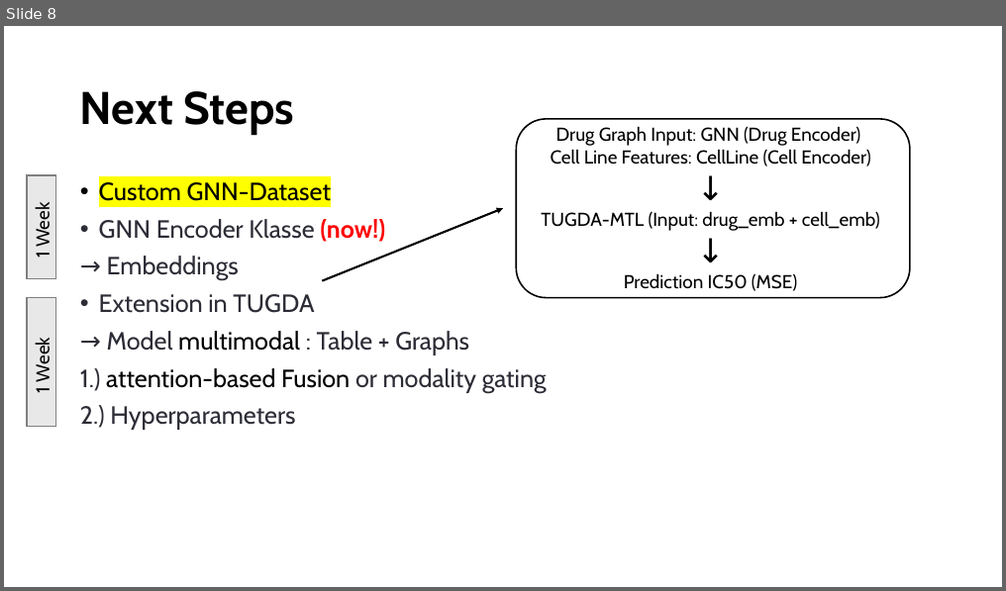
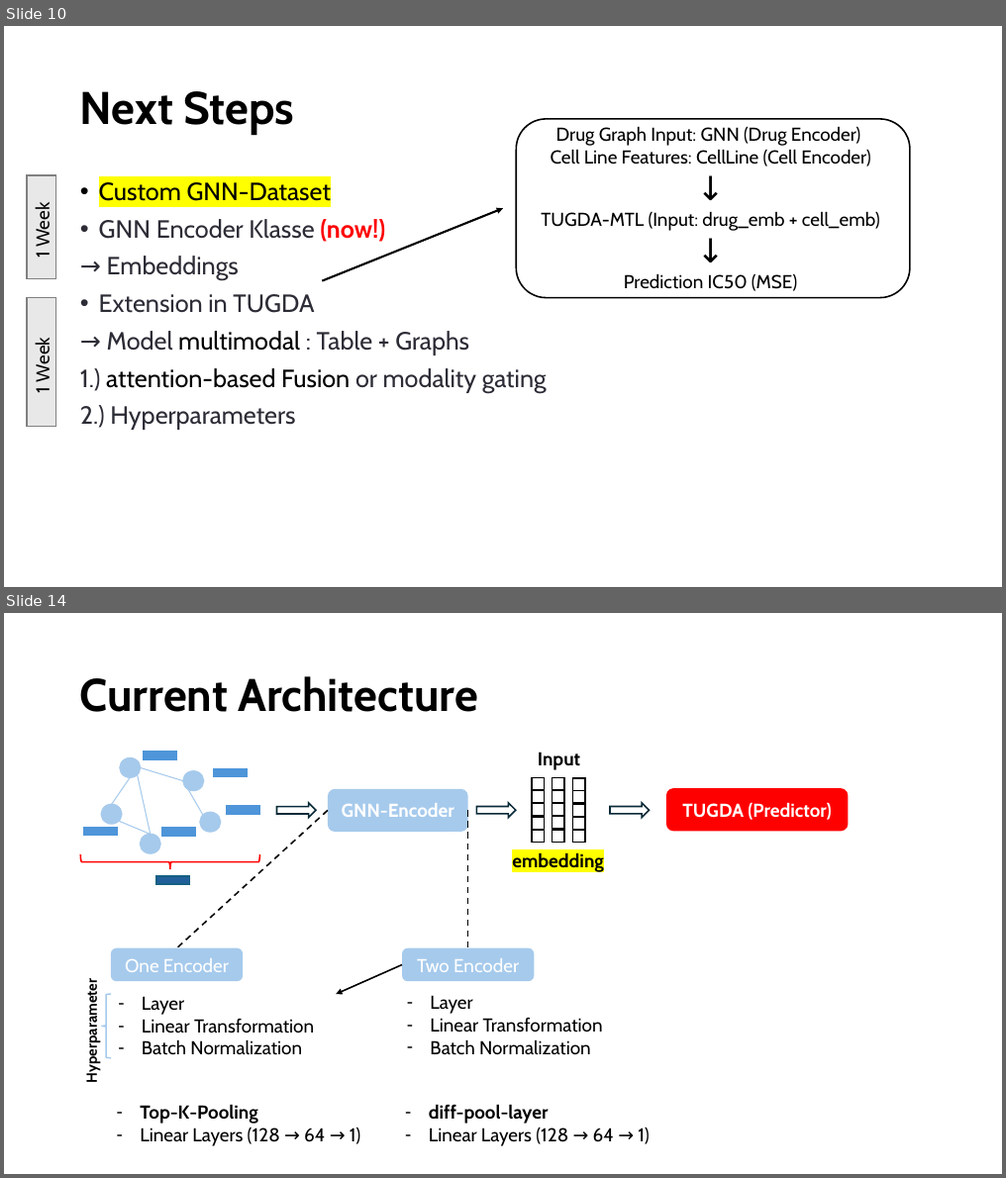
Before and after one commit to txm0324/Bachelor-Thesis, a slide deck: Overview_Network.pptx. Shown one above the other, each under a label of ours: slide 8 before the commit, slides 10 and 14 after it; the slides between them are not shown. The pictures are 1006x591 and 1006x1178 pixels, drawn with LibreOffice and Linux fonts; fonts in the diff are those of the drawing. Boxes give left, top, right and bottom in pixels: in the first picture for what was removed or moved away, otherwise in the second. Text is boxed around its words. In the diff, an @@ line names an element or a change of style, - is before the commit and + after.

```diff
--- a/Overview_Network.pptx
+++ b/Overview_Network.pptx
@@ slide 14 added at [4, 613, 1002, 1174], background #FFFFFF @@
@@ title added at [80, 676, 478, 712], 44 pt, text #000000, bold @@
+Current Architecture
@@ text added at [538, 752, 580, 770], 18 pt, text #000000, bold @@
+Input
@@ rounded rectangle added at [328, 789, 468, 832], fill #A6CAEC, 18 pt, text #FFFFFF, bold @@
+GNN-Encoder
@@ rounded rectangle added at [666, 788, 848, 831], fill #FF0000, 18 pt, text #FFFFFF, bold @@
+TUGDA (Predictor)
@@ line added from (328, 811) to (177, 949), #000000 1.5 pt dashed @@
@@ right arrow added at [276, 803, 316, 818], fill #FFFFFF, outline #092A39 1.5 pt @@
@@ line added from (468, 811) to (468, 949), #000000 1.5 pt dashed @@
@@ right arrow added at [476, 803, 515, 818], fill #FFFFFF, outline #092A39 1.5 pt @@
@@ right arrow added at [611, 803, 649, 818], fill #FFFFFF, outline #092A39 1.5 pt @@
@@ group added at [532, 777, 545, 843]: 5 rectangles @@
@@ group added at [552, 777, 564, 842]: 5 rectangles @@
@@ group added at [573, 778, 586, 843]: 5 rectangles @@
@@ group added at [80, 752, 260, 884]: 6 rectangles, 5 ellipses, 5 lines, 1 left brace @@
@@ text added at [512, 853, 604, 872], 18 pt, text #000000, bold @@
+embedding
@@ rounded rectangle added at [111, 949, 243, 981], fill #A6CAEC, 18 pt, text #FFFFFF @@
+One Encoder
@@ arrow added from (402, 964) to (336, 994), #000000 1.5 pt @@
@@ rounded rectangle added at [402, 949, 534, 981], fill #A6CAEC, 18 pt, text #FFFFFF @@
+Two Encoder
@@ text added at [83, 988, 101, 1080], 14 pt, text #000000, bold @@
+Hyperparameter
@@ left brace added at [101, 994, 111, 1058], outline #A6CAEC 1.5 pt @@
@@ text added at [142, 996, 314, 1056], 18 pt, text #000000 @@
+– Layer
+– Linear Transformation
+– Batch Normalization
@@ text added at [430, 995, 603, 1056], 18 pt, text #000000 @@
+– Layer
+– Linear Transformation
+– Batch Normalization
@@ text added at [140, 1104, 360, 1147], 18 pt, text #000000 @@
+– Top-K-Pooling
+– Linear Layers (128 → 64 → 1)
@@ text added at [429, 1104, 648, 1147], 18 pt, text #000000 @@
+– diff-pool-layer
+– Linear Layers (128 → 64 → 1)
@@ what was slide 8 is now slide 10 @@
```
Also in this commit, not shown: 2 slides changed, 5 other slides added, 2 other files.
